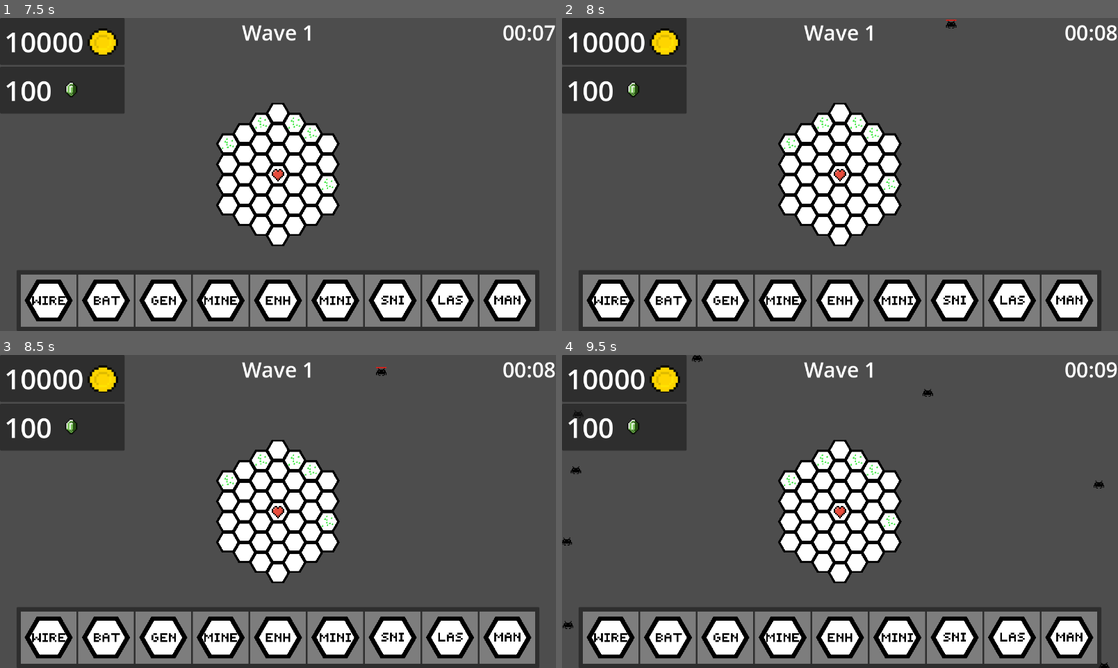
Above: before the commit, frames 1-4 (two rows, left to right).
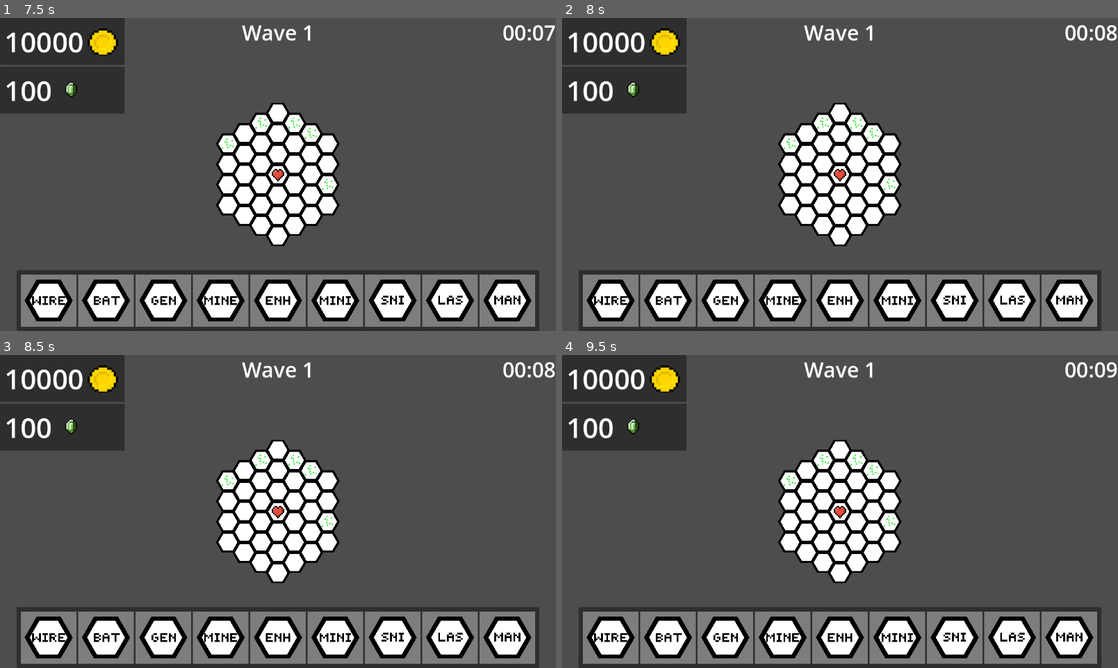
Above: after the commit, the same moments.

Repository: KieranGliver/SpacePowerDefenseGame
Game: Godot game, scene res://Scenes/GameScenes/main.tscn
The game is run twice, just before and just after one commit, with the same random seed, the same clock (stepped at 60 frames per second) and the same inputs.
Inputs (mouse positions are in pixels of both pictures, inside the frame that each line leads up to):
- Up to frame 1 (7.5 s): click "Start" at 0.5 s; click (50, 299) at 1.25 s; click (105, 299) at 2 s; click (161, 299) at 2.75 s; click (222, 299) at 3.5 s; click (278, 299) at 4.25 s; click (333, 299) at 5 s; click (394, 299) at 5.75 s; click (450, 299) at 6.5 s; click (505, 299) at 7.25 s
- Up to frame 2 (8 s): no input
- Up to frame 3 (8.5 s): click (50, 636) at 8 s
- Up to frame 4 (9.5 s): click (667, 636) at 8.75 s

Frame 1 is identical in both runs. In frame 2, less than 0.1% of the frame differs, in the area x 69-71%, y 0-4%; in frame 3, less than 0.1%; in frame 4, 0.2%, in the area x 0-99%, y 0-100%.

Commit message:
Modified Damage rate
If made it so more enemies deals more damage instead of first enemy

Diff:
--- a/Scripts/Enemy/wave_spawner.gd
+++ b/Scripts/Enemy/wave_spawner.gd
@@ -1,7 +1,7 @@
 extends Node2D
 
 @export var spawns: Array[Wave_Info] = []
-
+@onready var camera: Camera2D = $"../Camera2D"
 @onready var timer = $Timer
 
 var time = 0
@@ -55,7 +55,7 @@
 
 func get_random_position():
 
-	var vpr = get_viewport_rect().size * randf_range(1.1,1.4)
+	var vpr = Vector2((camera.limit_right - camera.limit_left), (camera.limit_bottom - camera.limit_top)) * randf_range(1.1,1.4)
 
 	var top_left = Vector2(global_position.x - vpr.x, global_position.y - vpr.y)
 	var top_right = Vector2(global_position.x + vpr.x, global_position.y - vpr.y)
--- a/Scripts/Utility/HurtBox.gd
+++ b/Scripts/Utility/HurtBox.gd
@@ -7,7 +7,6 @@
 @onready var disableTimer = $DisableTimer
 
 signal hurt(damage, direction, knockback)
-
 
 func _on_area_entered(area):
 	if area.is_in_group("attack"):
@@ -25,7 +24,7 @@
 			if area.has_method("enemy_hit"):
 				area.enemy_hit()
 
-			var damage = area.damage
+			var damage = get_overlapping_areas().reduce(sum_area_damage, 0)
 			var direction = area.global_position.direction_to(global_position)
 			var knockback = 0
 			if not area.get("knockback") == null:
@@ -35,3 +34,8 @@
 
 func _on_disable_timer_timeout():
 	collision.call_deferred("set", "disabled", false)
+
+func sum_area_damage(accum, area):
+	if area.get("damage") != null:
+		return accum + area.damage
+	return accum
